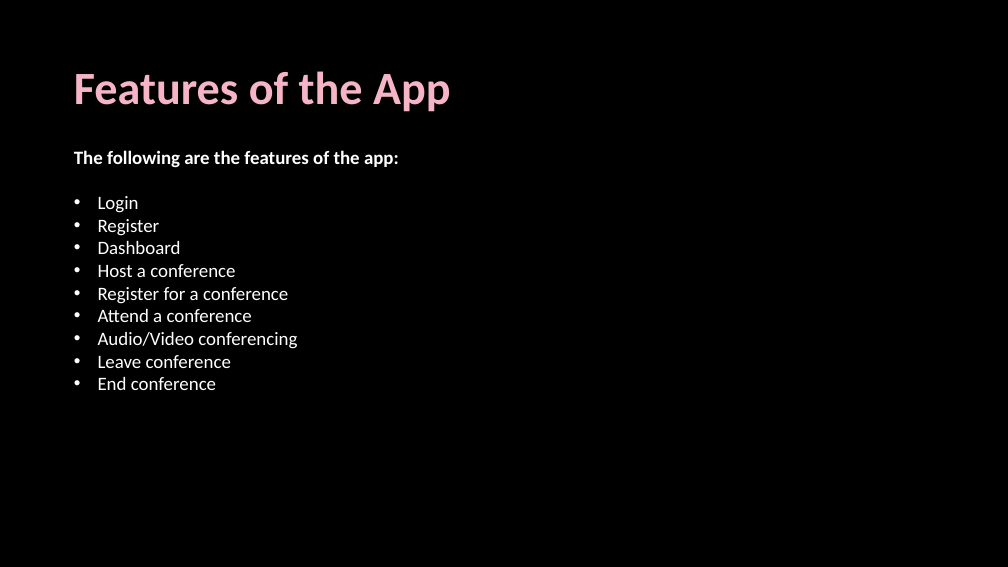
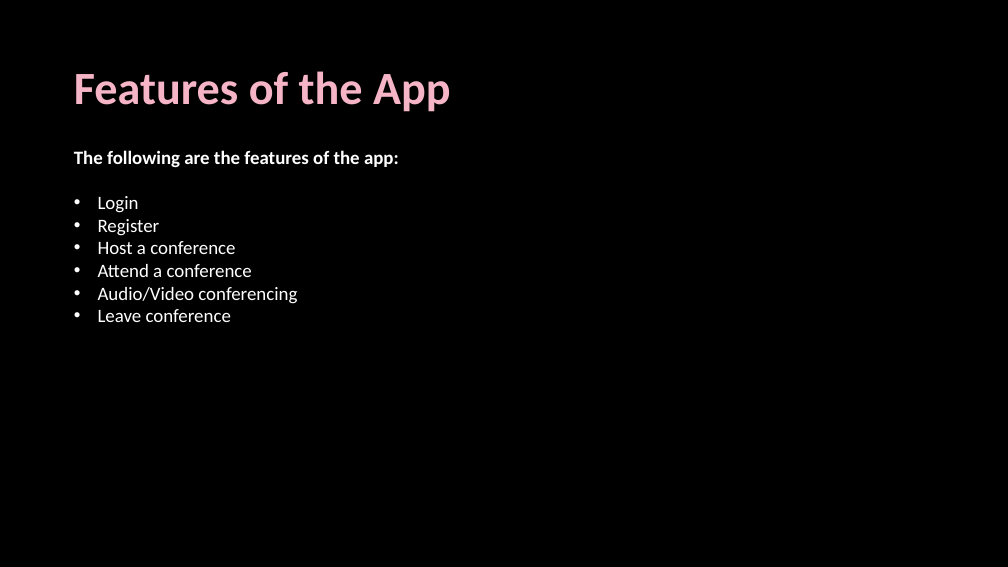
Before and after one commit to GroundMeet/Videoconf-Final, a slide deck: slide 6 of Group-22_ConferNow_SEproject.pptx. Drawn at 1008x567 pixels with LibreOffice and Linux fonts; fonts in the diff are those of the drawing; background and template pictures are left out. Boxes give left, top, right and bottom in pixels: in the first picture for what was removed or moved away, otherwise in the second. Text is boxed around its words. In the diff, an @@ line names an element or a change of style, - is before the commit and + after.

Commit message:
Updated ppt

```diff
--- a/Group-22_ConferNow_SEproject.pptx
+++ b/Group-22_ConferNow_SEproject.pptx
@@ text at [98,241,181,254]: paragraph removed @@
-• Dashboard
@@ text at [98,287,288,304]: paragraph removed @@
-• Register for a conference
@@ text at [98,377,216,390]: paragraph removed @@
-• End conference
```
Also in this commit, not shown: 1 other slide changed, 1 slide removed, 2 other files.
